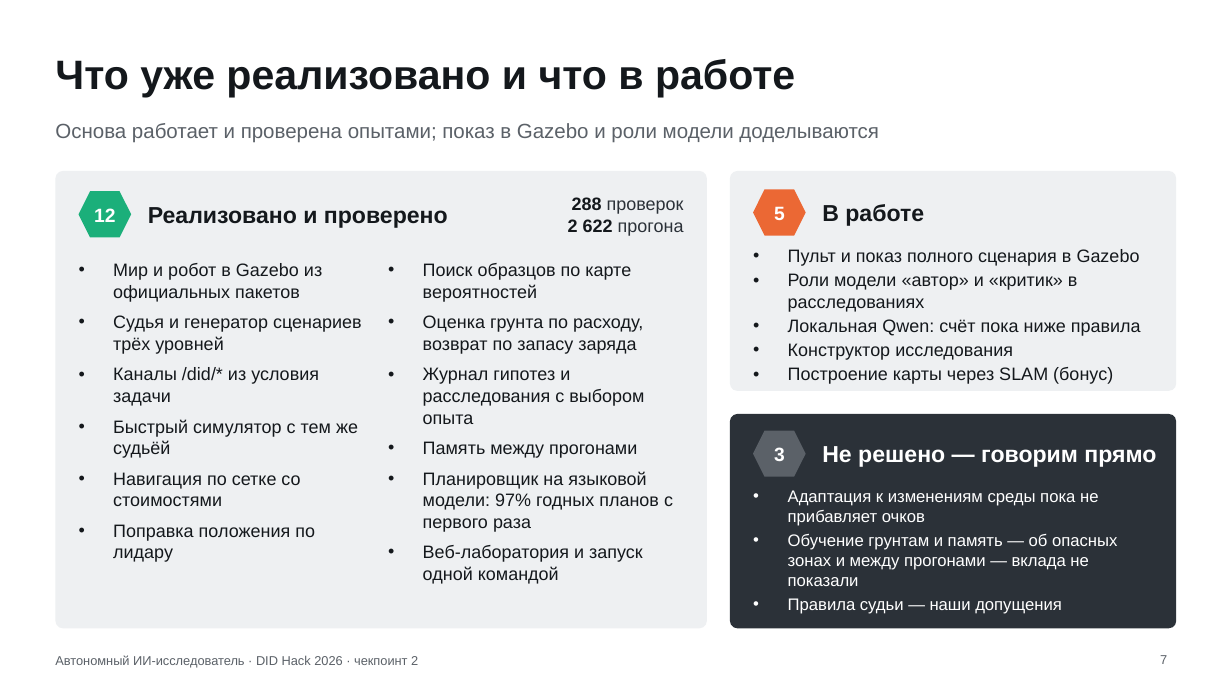
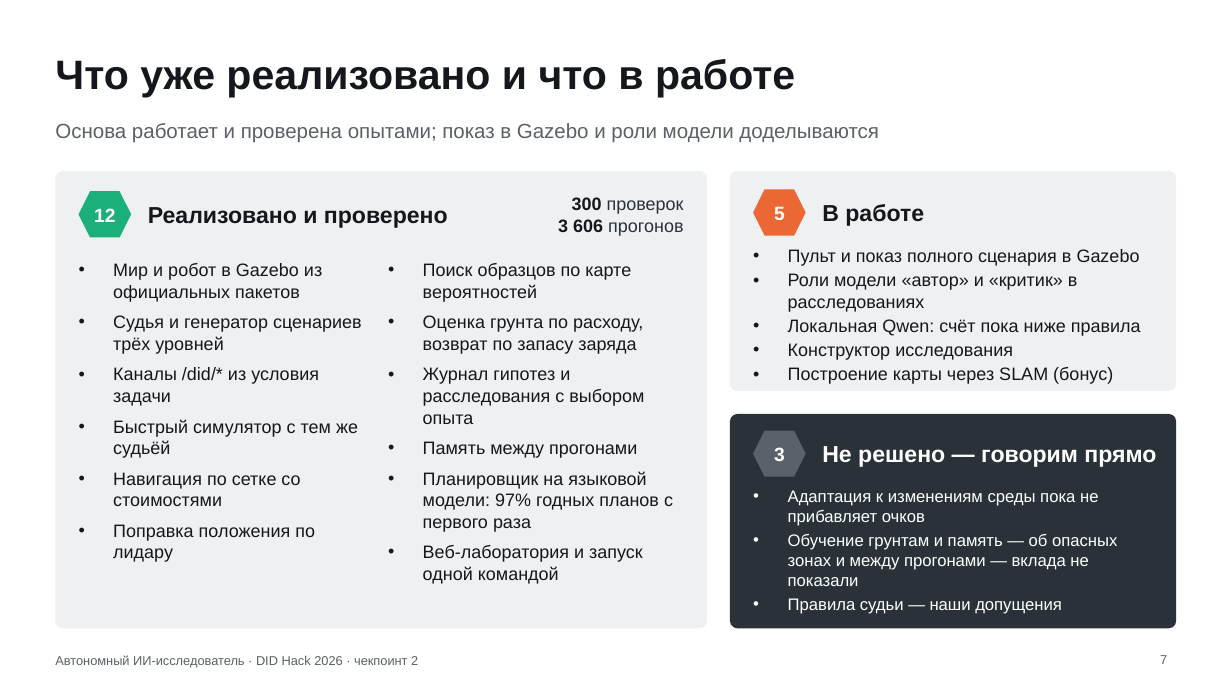
Before and after one commit to Mput13/did-hack, a slide deck: slide 7 of presentation/checkpoint2.pptx. Drawn at 1232x693 pixels with LibreOffice and Linux fonts; fonts in the diff are those of the drawing. Boxes give left, top, right and bottom in pixels: in the first picture for what was removed or moved away, otherwise in the second. Text is boxed around its words. In the diff, an @@ line names an element or a change of style, - is before the commit and + after.

```diff
--- a/presentation/checkpoint2.pptx
+++ b/presentation/checkpoint2.pptx
@@ text at [558, 197, 684, 236]: text changed @@
-288 проверок
-2 622 прогона
+300 проверок
+3 606 прогонов
```
Also in this commit, not shown: 3 other slides changed, 22 other files.
